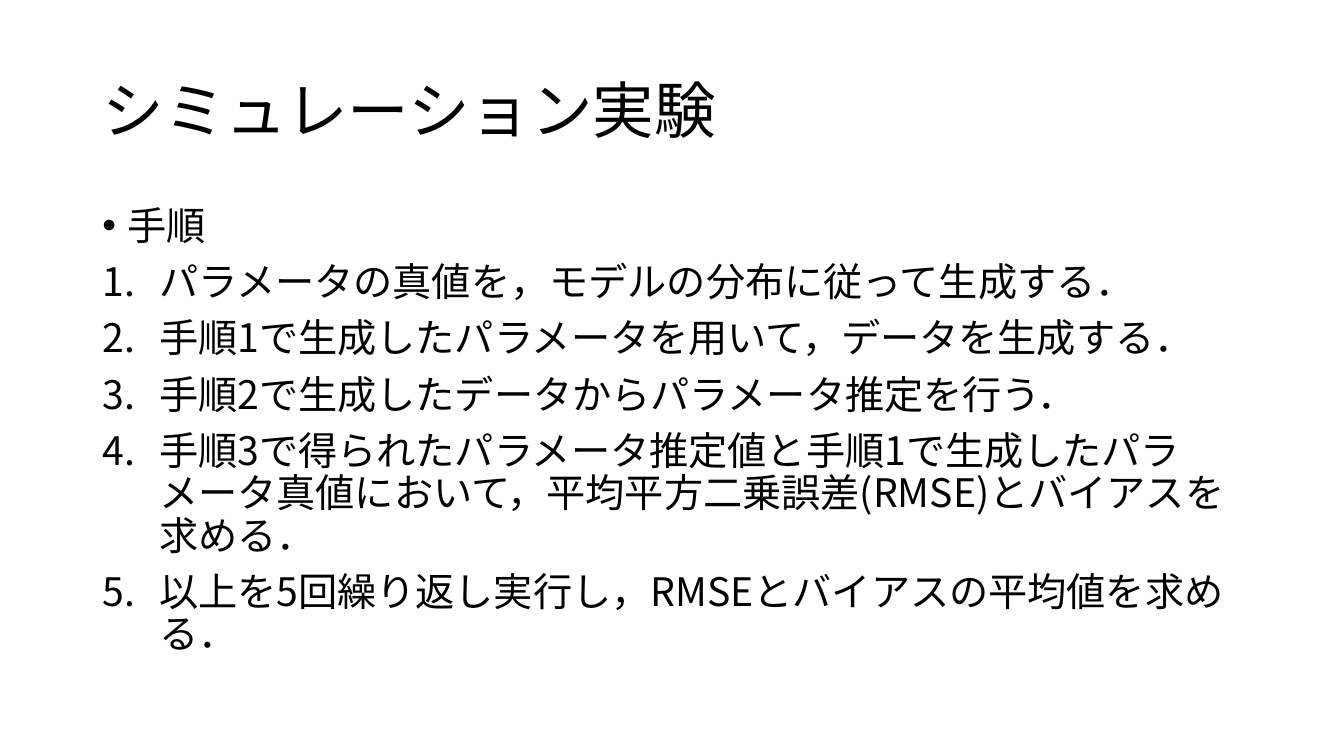
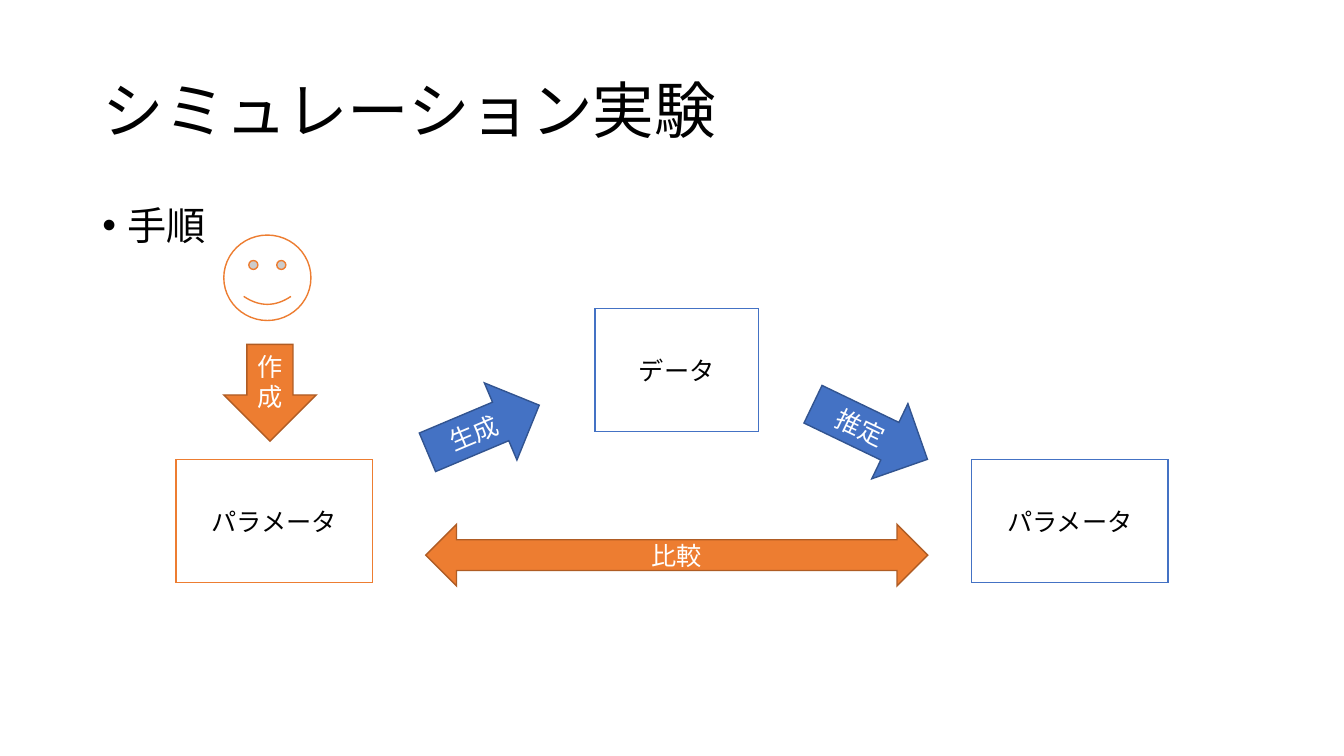
Before and after one commit to Mayu925/lab, a slide deck: slide 8 of chukan/発表スライド.pptx (slide 7 before the commit). Drawn at 1344x756 pixels with LibreOffice and Linux fonts; fonts in the diff are those of the drawing. Boxes give left, top, right and bottom in pixels: in the first picture for what was removed or moved away, otherwise in the second. Text is boxed around its words. In the diff, an @@ line names an element or a change of style, - is before the commit and + after.

```diff
--- a/chukan/発表スライド.pptx
+++ b/chukan/発表スライド.pptx
@@ smiley face added at <box>224,235,311,321</box>, fill #FFFFFF, outline #ED7D31 1 pt @@
@@ text at <box>159,262,1224,610</box>: paragraphs removed @@
-1. パラメータの真値を，モデルの分布に従って生成する．
-2. 手順1で生成したパラメータを用いて，データを生成する．
-3. 手順2で生成したデータからパラメータ推定を行う．
-4. 手順3で得られたパラメータ推定値と手順1で生成したパラメータ真値において，平均平方二乗誤差(RMSE)とバイアスを求める．
-5. 以上を5回繰り返し実行し，RMSEとバイアスの平均値を求める．
@@ rectangle added at <box>595,309,758,432</box>, fill #FFFFFF, outline #4472C4 1 pt, 18 pt, text #000000 @@
+データ
@@ down arrow added at <box>224,345,317,442</box>, fill #ED7D31, outline #AF5C24 1 pt, 18 pt, text #FFFFFF @@
+作成
@@ right arrow added at <box>411,367,555,491</box>, fill #4472C4, outline #325491 1 pt, 18 pt, text #FFFFFF @@
+生成
@@ right arrow added at <box>795,367,946,497</box>, fill #4472C4, outline #325491 1 pt, 18 pt, text #FFFFFF @@
+推定
@@ rectangle added at <box>176,460,373,583</box>, fill #FFFFFF, outline #ED7D31 1 pt, 18 pt, text #000000 @@
+パラメータ
@@ rectangle added at <box>972,460,1169,583</box>, fill #FFFFFF, outline #4472C4 1 pt, 18 pt, text #000000 @@
+パラメータ
@@ left right arrow added at <box>425,524,928,586</box>, fill #ED7D31, outline #AF5C24 1 pt, 18 pt, text #FFFFFF @@
+比較
```
Also in this commit, not shown: 5 other slides changed, 3 slides added, 10 other files.
